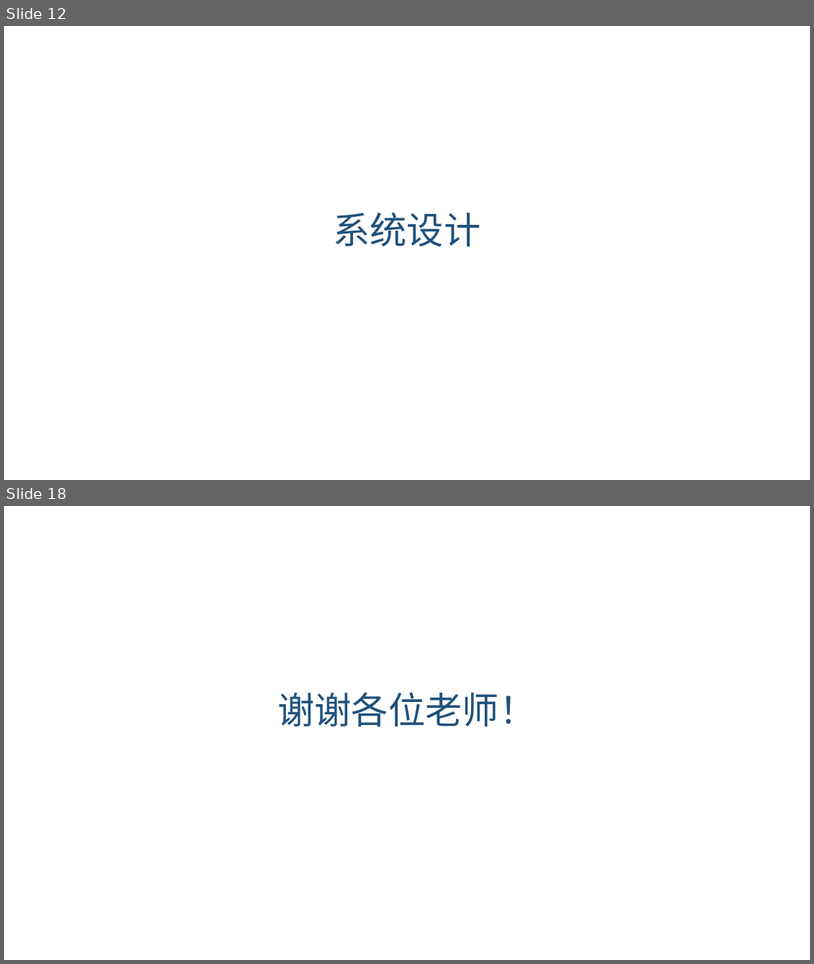
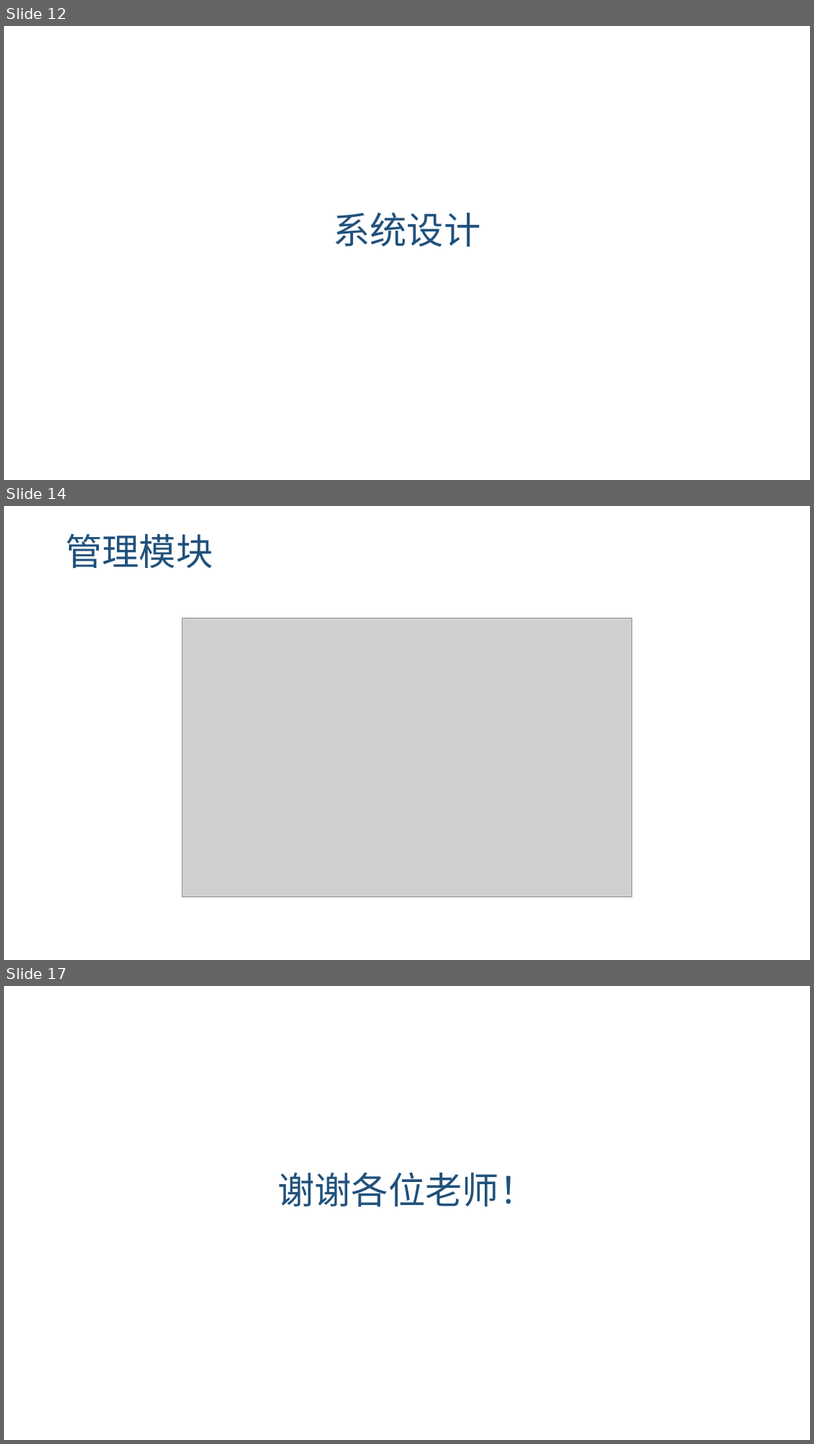
Before and after one commit to kangyifei/intel-minicloud, a slide deck: doc/演示PPT-v1.pptx. Shown one above the other, each under a label of ours: slides 12 and 18 before the commit, slides 12, 14 and 17 after it; the slides between them are not shown. The pictures are 814x964 and 814x1444 pixels, drawn with LibreOffice and Linux fonts; fonts in the diff are those of the drawing; grey boxes stand for pictures; background and template pictures are left out. Boxes give left, top, right and bottom in pixels: in the first picture for what was removed or moved away, otherwise in the second. Text is boxed around its words. In the diff, an @@ line names an element or a change of style, - is before the commit and + after.

```diff
--- a/doc/演示PPT-v1.pptx
+++ b/doc/演示PPT-v1.pptx
@@ slide 14 added at (4,506,810,960), background picture (left out) @@
@@ title added at (65,534,213,568), 44 pt, text #20517C @@
+管理模块
@@ picture added at (182,618,633,897) @@
@@ what was slide 18 is now slide 17 @@
```
Also in this commit, not shown: 4 slides changed, 5 other slides added, 7 slides removed.
